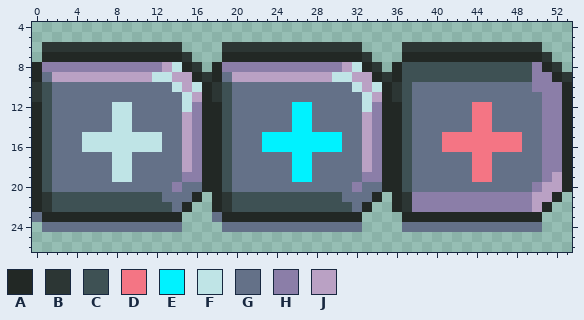
Two versions of one pixel-art sprite, assets/buttons/main_menu/settings/plus.png. The picture above was drawn from the file before the commit.
The file is 54x32 pixels. Shown: x 0..53, y 4..26.
Palette (. is transparent): A #222825  B #2c3634  C #3e5154  D #f47584  E #00f2ff  F #bfe4e6  G #647188  H #8b7ea8  J #baa1c4
Pixels before, first column x 0:
 6 .BBBBBBBBBBBBBB....BBBBBBBBBBBBBB....BBBBBBBBBBBBBB...
 7 .AAAAAAAAAAAAAAB...AAAAAAAAAAAAAAB...AAAAAAAAAAAAAAB..
 8 AHHHHHHHHHHHHJFAB.AHHHHHHHHHHHHJFAB.ACCCCCCCCCCCCCHAB.
 9 AGJJJJJJJJJJFFJJABAGJJJJJJJJJJFFJJABACCCCCCCCCCCCCHHAB
10 BCGGGGGGGGGGGGFJFABCGGGGGGGGGGGGFJFABCGGGGGGGGGGGGHHHA
11 BCGGGGGGGGGGGGGFJABCGGGGGGGGGGGGGFJABCGGGGGGGGGGGGGHHA
12 ACGGGGGGFFGGGGGFHAACGGGGGGEEGGGGGFHAACGGGGGGDDGGGGGHHA
13 ACGGGGGGFFGGGGGJHAACGGGGGGEEGGGGGJHAACGGGGGGDDGGGGGHHA
14 ACGGGGGGFFGGGGGJHAACGGGGGGEEGGGGGJHAACGGGGGGDDGGGGGHHA
15 ACGGGFFFFFFFFGGJHAACGGGEEEEEEEEGGJHAACGGGDDDDDDDDGGHHA
16 ACGGGFFFFFFFFGGJHAACGGGEEEEEEEEGGJHAACGGGDDDDDDDDGGHHA
17 ACGGGGGGFFGGGGGJHAACGGGGGGEEGGGGGJHAACGGGGGGDDGGGGGHHA
18 ACGGGGGGFFGGGGGJHAACGGGGGGEEGGGGGJHAACGGGGGGDDGGGGGHHA
19 ACGGGGGGFFGGGGGHHAACGGGGGGEEGGGGGHHAACGGGGGGDDGGGGGHJA
20 ACGGGGGGGGGGGGHGGAACGGGGGGGGGGGGHGGAACGGGGGGGGGGGGHJJA
21 ABCCCCCCCCCCCGGGA.ABCCCCCCCCCCCGGGA.ABHHHHHHHHHHHHJJA.
22 ABCCCCCCCCCCCCGA..ABCCCCCCCCCCCCGA..ABHHHHHHHHHHHHJA..
23 GAAAAAAAAAAAAAA...GAAAAAAAAAAAAAA....AAAAAAAAAAAAAA...
24 .GGGGGGGGGGGGGG....GGGGGGGGGGGGGG....GGGGGGGGGGGGGG...
New version:
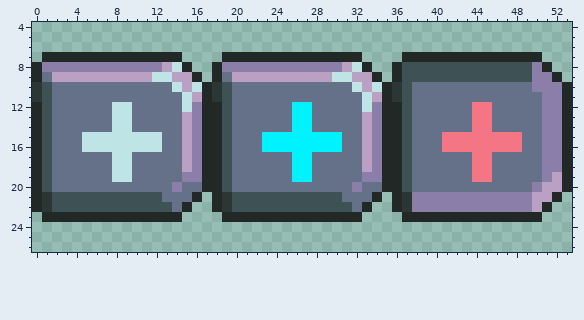
Change:
{"y":6,"x":1,"old":"BBBBBBBBBBBBBB","new":".............."}
{"y":6,"x":19,"old":"BBBBBBBBBBBBBB","new":".............."}
{"y":6,"x":37,"old":"BBBBBBBBBBBBBB","new":".............."}
{"y":7,"x":15,"old":"B","new":"."}
{"y":7,"x":33,"old":"B","new":"."}
{"y":7,"x":51,"old":"B","new":"."}
{"y":8,"x":16,"old":"B","new":"."}
{"y":8,"x":34,"old":"B","new":"."}
{"y":8,"x":52,"old":"B","new":"."}
{"y":9,"x":17,"old":"B","new":"."}
{"y":9,"x":35,"old":"B","new":"."}
{"y":9,"x":53,"old":"B","new":"."}
{"y":23,"x":0,"old":"G","new":"."}
{"y":23,"x":18,"old":"G","new":"."}
{"y":24,"x":1,"old":"GGGGGGGGGGGGGG","new":".............."}
{"y":24,"x":19,"old":"GGGGGGGGGGGGGG","new":".............."}
{"y":24,"x":37,"old":"GGGGGGGGGGGGGG","new":".............."}
{"label":"erased","picture_box":[42,42,572,82]}
{"label":"erased","picture_box":[32,212,182,232]}
{"label":"erased","picture_box":[212,212,362,232]}
{"label":"erased","picture_box":[402,222,542,232]}
